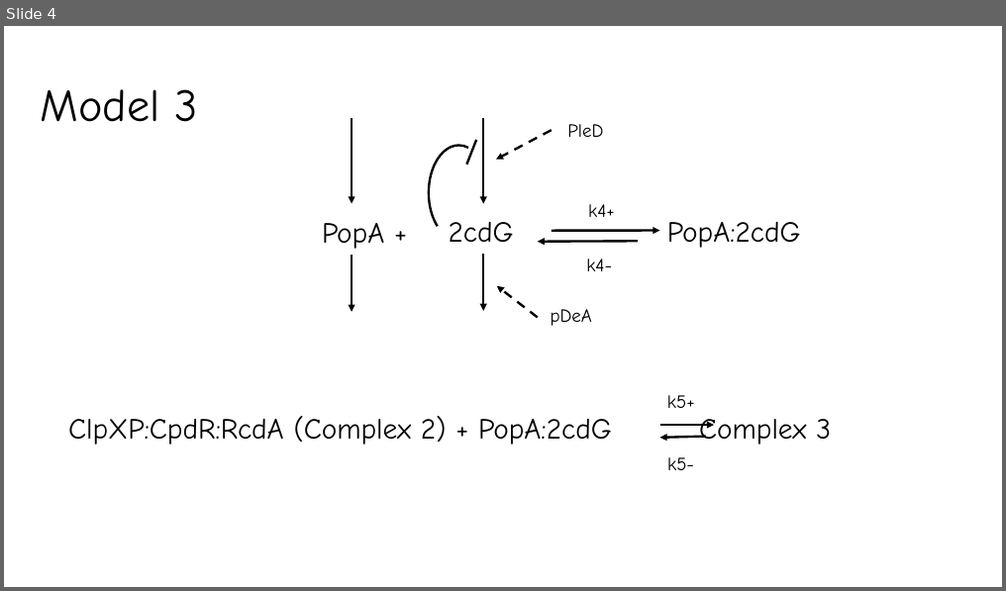
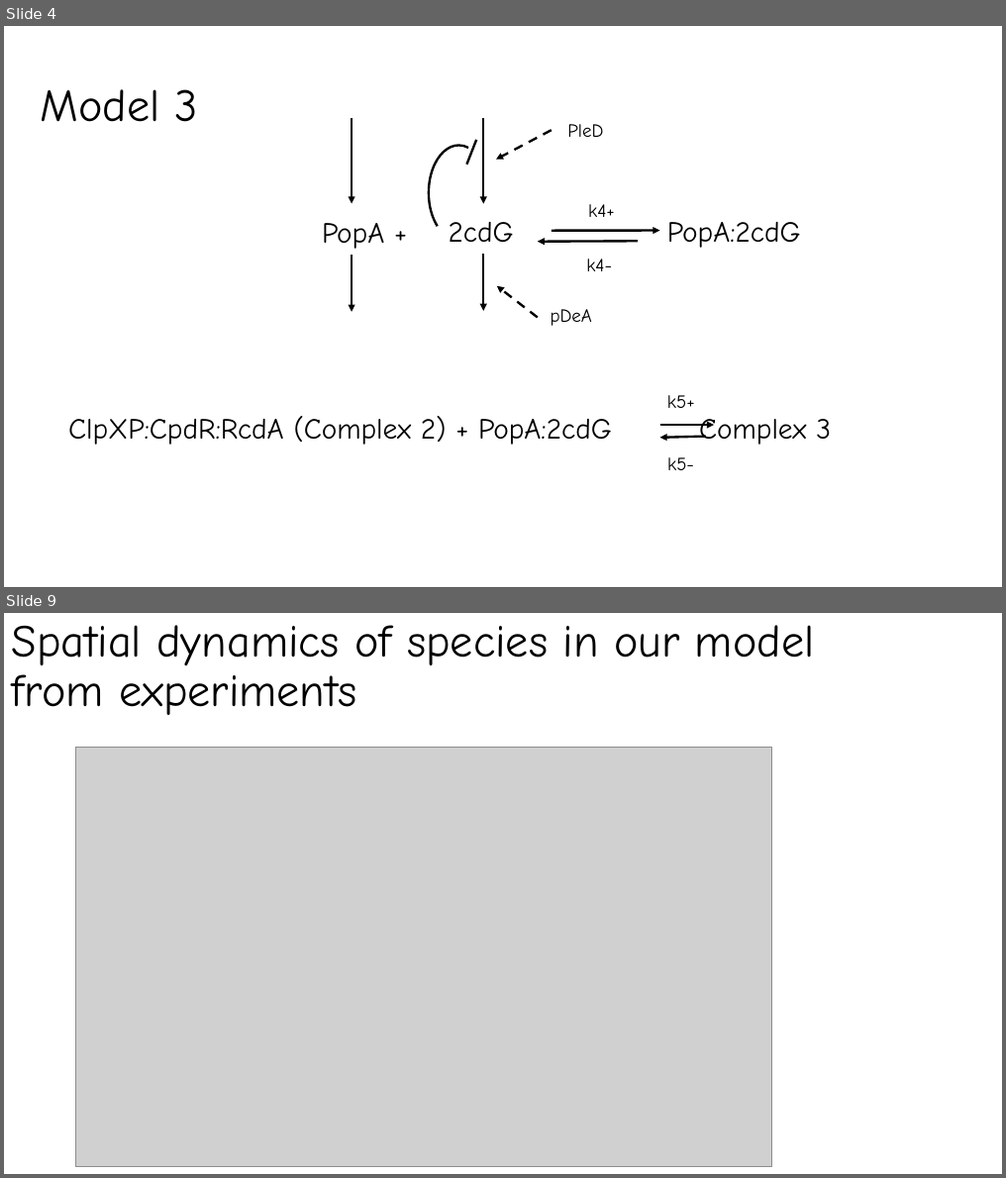
Before and after one commit to fly2Universe/CS6824, a slide deck: CS6824FinalPresentation.pptx. Shown one above the other, each under a label of ours: slide 4 before the commit, slides 4 and 9 after it; the slides between them are not shown. The pictures are 1006x591 and 1006x1178 pixels, drawn with LibreOffice and Linux fonts; fonts in the diff are those of the drawing; grey boxes stand for pictures. Boxes give left, top, right and bottom in pixels: in the first picture for what was removed or moved away, otherwise in the second. Text is boxed around its words. In the diff, an @@ line names an element or a change of style, - is before the commit and + after.

```diff
--- a/CS6824FinalPresentation.pptx
+++ b/CS6824FinalPresentation.pptx
@@ slide 9 added at [4, 613, 1002, 1174], background #FFFFFF @@
@@ title added at [12, 625, 814, 715], 44 pt, text #000000 @@
+Spatial dynamics of species in our model from experiments
@@ picture added at [76, 748, 772, 1167] @@
```
Also in this commit, not shown: 1 slide changed, 7 other slides added.
